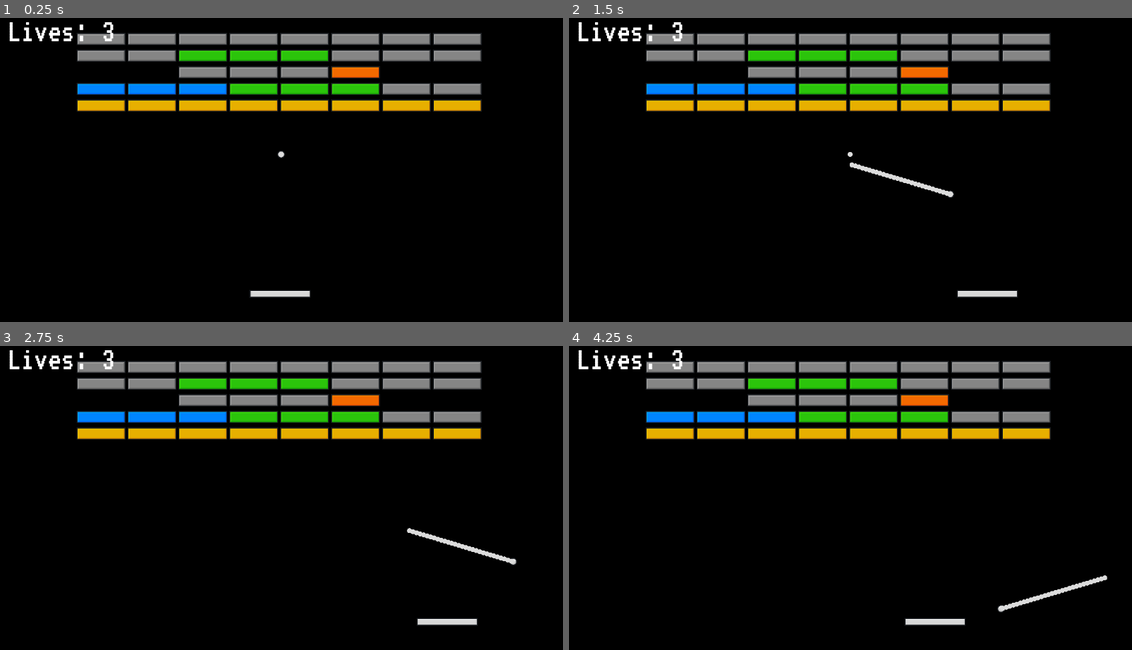
Above: before the commit, frames 1-4 (two rows, left to right).
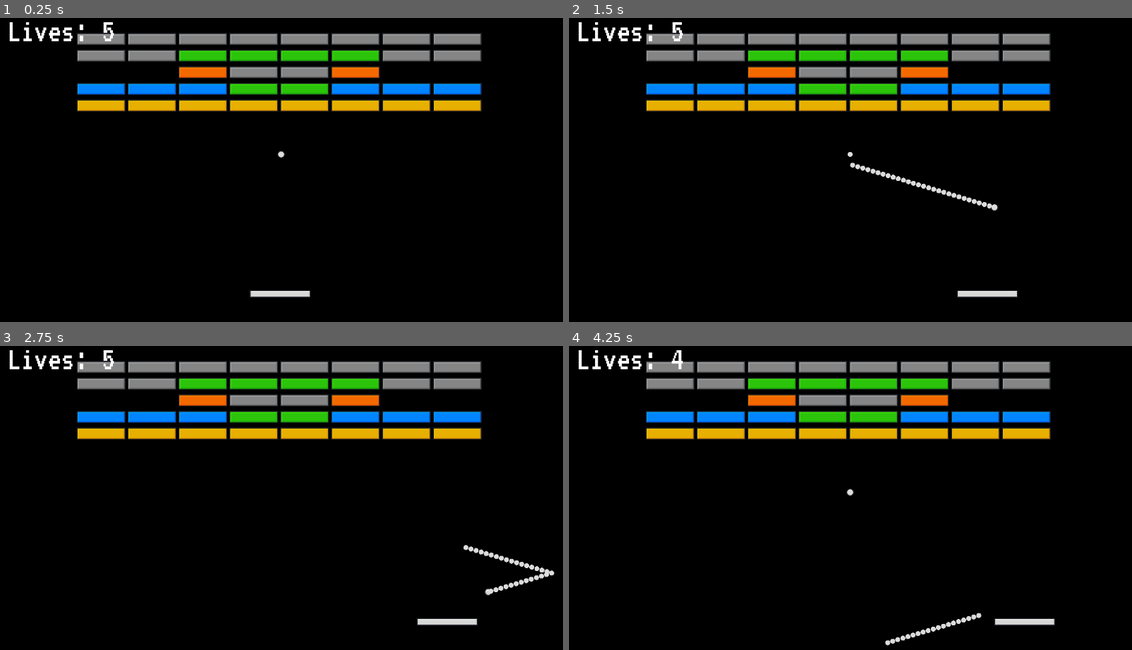
Above: after the commit, the same moments.

Repository: davnotdev/godot-breakout
Game: Godot game, scene res://Scenes/main.tscn
The game is run twice, just before and just after one commit, with the same random seed, the same clock (stepped at 60 frames per second) and the same inputs.
Inputs:
- Up to frame 1 (0.25 s): no input
- Up to frame 2 (1.5 s): tap Enter at 0.5 s; hold D (right) 0.53-1.28 s; hold A (left) from 1.28 s (still down)
- Up to frame 3 (2.75 s): release A (left) at 2.03 s; hold D (right) from 2.03 s (still down)
- Up to frame 4 (4.25 s): release D (right) at 3.53 s; hold A (left) from 3.53 s (still down)

The runs differ from the first frame. In frame 1, 1.6% of the frame differs, in the area x 18-86%, y 1-26%; in frame 2, 1.8%; in frame 3, 2.1%; in frame 4, 2.6%, in the area x 18-96%, y 1-99%.

Commit message:
fixed game balance and made level

Diff:
--- a/Scripts/ball.gd
+++ b/Scripts/ball.gd
@@ -4,10 +4,10 @@
 
 signal life_lost
 
-const VELOCITY_LIMIT = 30
+const VELOCITY_LIMIT = 25
 
-@export var ball_speed = 15
-@export var lifes = 3
+@export var ball_speed = 18
+@export var lifes = 5
 @export var death_zone: DeathZone
 @export var ui: UI
 
--- a/Scripts/level_definitions.gd
+++ b/Scripts/level_definitions.gd
@@ -1,27 +1,45 @@
 extends Node
 
 
-var current_level = 2
+var current_level = 1
 
-var level_1 = [
+#var level_1 = [
 	#[5, 5, 5, 5, 5],
 	#[1, 2, 2, 3, 4],
 	#[0, 1, 2, 3, 0],
 	#[0, 4, 0, 2, 0]
+#	[1, 1, 1, 1, 1, 1, 1, 1]
+#]
+
+var level_1 = [
+	[5, 5, 5, 5, 5, 5, 5, 5],
+	[5, 5, 4, 4, 4, 4, 5, 5],
+	[0, 0, 3, 5, 5, 3, 0, 0],
+	[2, 2, 2, 4, 4, 2, 2, 2],
 	[1, 1, 1, 1, 1, 1, 1, 1]
 ]
 
 var level_2 = [
-	[5, 5, 5, 5, 5, 5, 5, 5],
-	[5, 5, 4, 4, 4, 5, 5, 5],
-	[0, 0, 5, 5, 5, 3, 0, 0],
-	[2, 2, 2, 4, 4, 4, 5, 5],
-	[1, 1, 1, 1, 1, 1, 1, 1]
+	[5, 4, 3, 2, 2, 3, 4, 5],
+	[0, 0, 0, 4, 4, 0, 0, 0],
+	[0, 0, 3, 3, 3, 3, 0, 0],
+	[0, 2, 2, 0, 0, 2, 2, 0],
+	[0, 2, 2, 0, 0, 2, 2, 0],
+	[1, 1, 0, 0, 0, 0, 1, 1],
+	[1, 1, 0, 0, 0, 0, 1, 1]
 ]
 
+var level_3 = [
+	[3, 5, 3, 5, 3, 5, 3, 5, 3],
+	[5, 2, 5, 2, 5, 2, 5, 2, 5],
+	[4, 0, 4, 0, 4, 0, 4, 0, 4],
+	[0, 1, 0, 1, 0, 1, 0, 1, 0],
+	[5, 0, 5, 0, 5, 0, 5, 0, 5]
+]
 var levels = [
 	level_1,
 	level_2,
+	level_3
 ]
 
 
